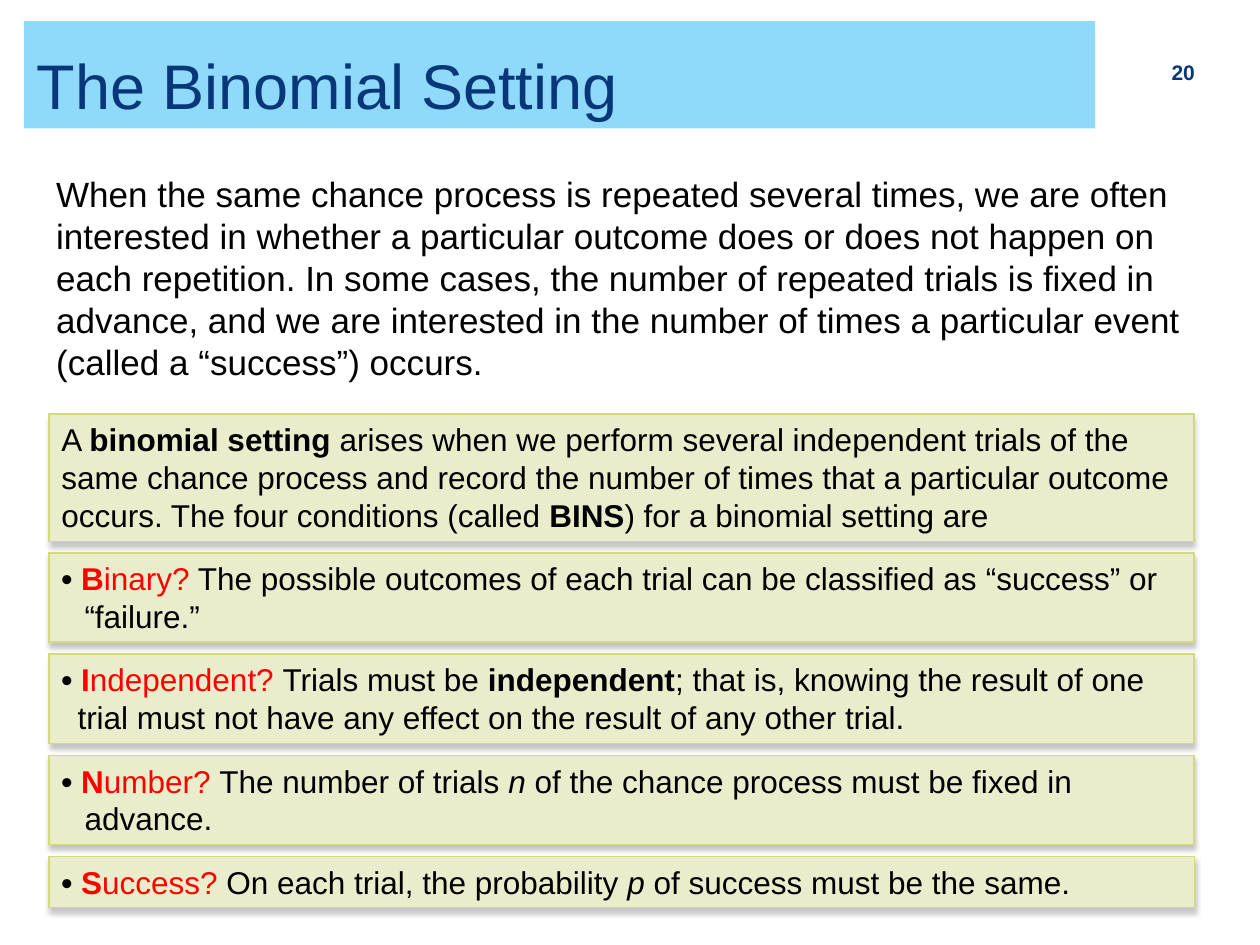
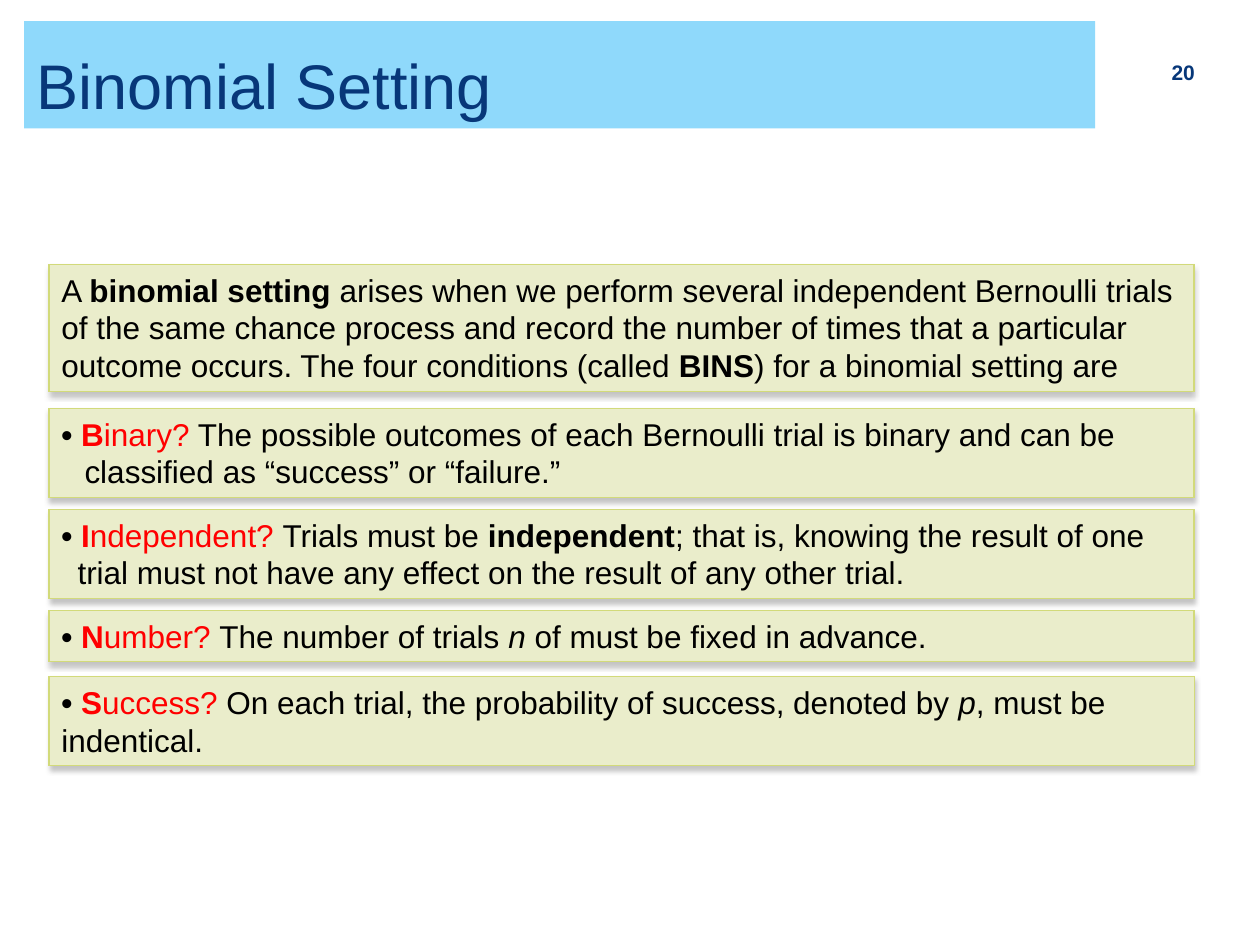
Before and after one commit to ZhiyangGeeZhou/ZhiyangGeeZhou.github.io, a slide deck: slide 20 of attach/UWM/UWM_PH702_2026Fall_Part05.pptx. Drawn at 1260x945 pixels with LibreOffice and Linux fonts; fonts in the diff are those of the drawing. Boxes give left, top, right and bottom in pixels: in the first picture for what was removed or moved away, otherwise in the second. Text is boxed around its words. In the diff, an @@ line names an element or a change of style, - is before the commit and + after.

```diff
--- a/attach/UWM/UWM_PH702_2026Fall_Part05.pptx
+++ b/attach/UWM/UWM_PH702_2026Fall_Part05.pptx
@@ title at box(37, 63, 492, 120): text changed @@
-The Binomial Setting
+Binomial Setting
@@ text removed at box(56, 181, 1180, 382) @@
-When the same chance process is repeated several times, we are often interested in whether a particular outcome does or does not happen on each repetition. In some cases, the number of repeated trials is fixed in advance, and we are interested in the number of times a particular event (called a “success”) occurs.
@@ rectangle "A binomial setting arises when ...": place and size @@
-rectangle "A binomial setting arises when ..." at box(49, 415, 1194, 542)
+rectangle "A binomial setting arises when ..." at box(49, 265, 1194, 392)
@@ text in rectangle at box(61, 279, 1172, 383): text changed @@
-A binomial setting arises when we perform several independent trials of the same chance process and record the number of times that a particular outcome occurs. The four conditions (called BINS) for a binomial setting are
+A binomial setting arises when we perform several independent Bernoulli trials of the same chance process and record the number of times that a particular outcome occurs. The four conditions (called BINS) for a binomial setting are
@@ rectangle "• Binary? The possible outcomes ...": place and size @@
-rectangle "• Binary? The possible outcomes ..." at box(49, 553, 1194, 643)
+rectangle "• Binary? The possible outcomes ..." at box(49, 408, 1194, 498)
@@ text in rectangle at box(81, 423, 1115, 484): text changed @@
-• Binary? The possible outcomes of each trial can be classified as “success” or “failure.”
+• Binary? The possible outcomes of each Bernoulli trial is binary and can be classified as “success” or “failure.”
@@ rectangle "• Independent? Trials must be ...": place and size @@
-rectangle "• Independent? Trials must be ..." at box(49, 654, 1194, 743)
+rectangle "• Independent? Trials must be ..." at box(49, 509, 1194, 598)
@@ rectangle "• Number? The number of ...": place and size @@
-rectangle "• Number? The number of ..." at box(49, 756, 1194, 845)
+rectangle "• Number? The number of ..." at box(49, 611, 1194, 662)
@@ text in rectangle at box(81, 625, 927, 649): text changed @@
-• Number? The number of trials n of the chance process must be fixed in advance.
+• Number? The number of trials n of must be fixed in advance.
@@ rectangle "• Success? On each trial, ...": place and size @@
-rectangle "• Success? On each trial, ..." at box(49, 857, 1194, 907)
+rectangle "• Success? On each trial, ..." at box(49, 677, 1194, 766)
@@ text in rectangle at box(61, 691, 1105, 753): text changed @@
-• Success? On each trial, the probability p of success must be the same.
+• Success? On each trial, the probability of success, denoted by p, must be indentical.
```
Also in this commit, not shown: 7 other slides changed, 1 slide added, 4 slides removed.
